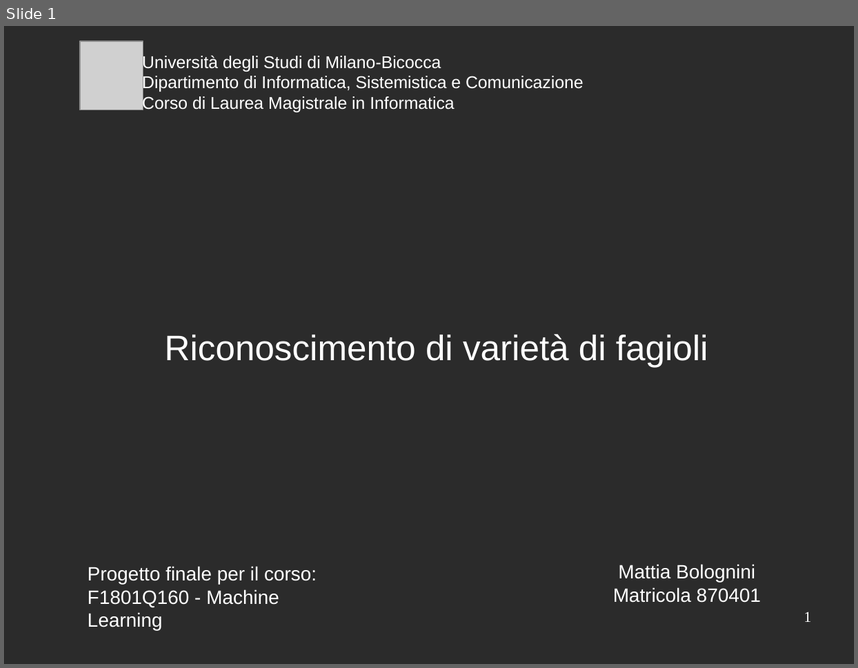
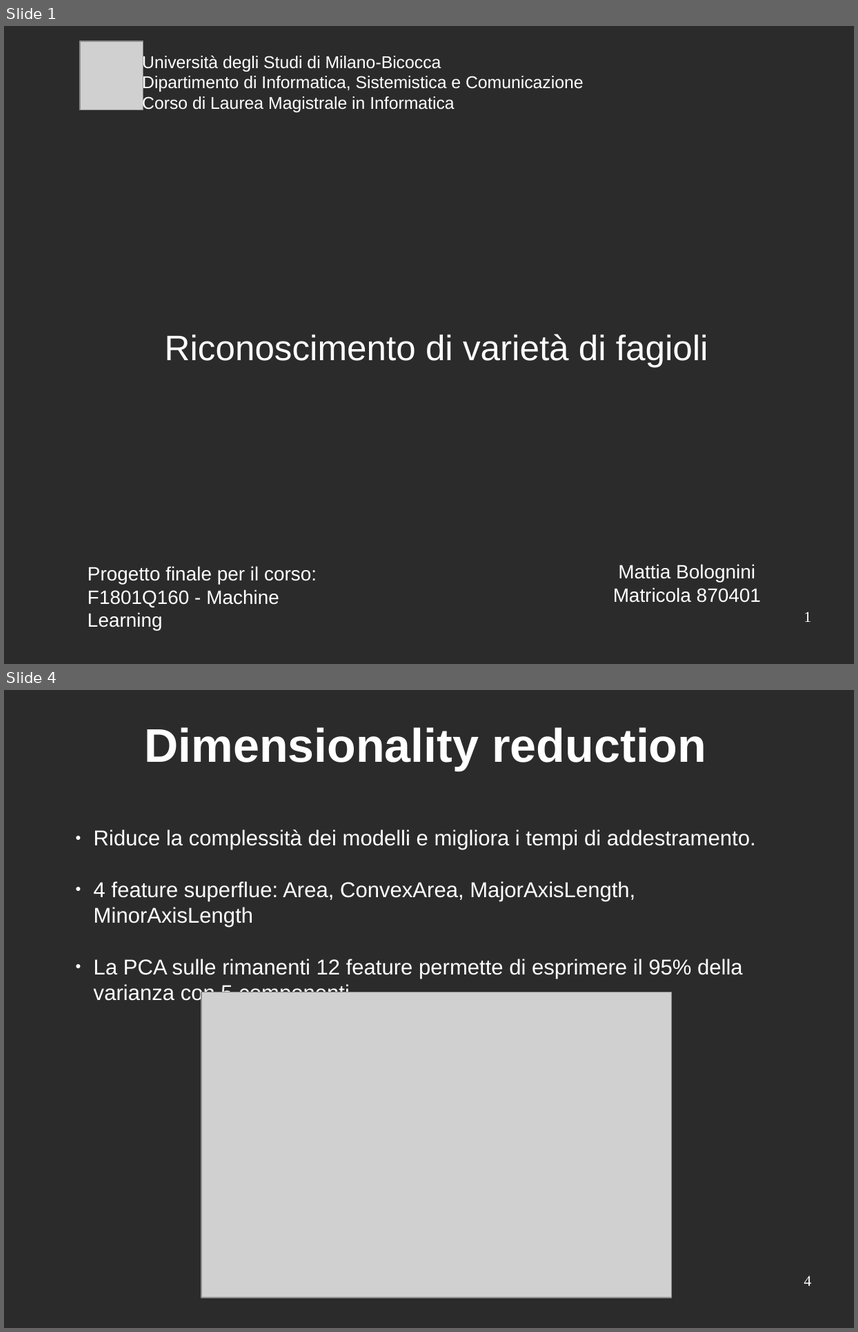
Before and after one commit to mattia010/dry_beans_ML, a slide deck: report/presentation_slides.odp. Shown one above the other, each under a label of ours: slide 1 before the commit, slides 1 and 4 after it; the slides between them are not shown. The pictures are 858x668 and 858x1332 pixels, drawn with LibreOffice and Linux fonts; fonts in the diff are those of the drawing; grey boxes stand for pictures; background and template pictures are left out; a plain dark background stands for a picture behind light text. Boxes give left, top, right and bottom in pixels: in the first picture for what was removed or moved away, otherwise in the second. Text is boxed around its words. In the diff, an @@ line names an element or a change of style, - is before the commit and + after.

```diff
--- a/report/presentation_slides.odp
+++ b/report/presentation_slides.odp
@@ slide 4 added at <box>4,690,854,1328</box>, background picture (left out) @@
@@ title added at <box>144,727,706,771</box>, 44 pt, text #FFFFFF, bold @@
+Dimensionality reduction
@@ text added at <box>94,829,756,1004</box>, 20 pt, text #FFFFFF @@
+  ● Riduce la complessità dei modelli e migliora i tempi di addestramento.
+  ● 4 feature superflue: Area, ConvexArea, MajorAxisLength, MinorAxisLength
+  ● La PCA sulle rimanenti 12 feature permette di esprimere il 95% della varianza con 5 componenti.
@@ picture added at <box>201,992,672,1297</box> @@
@@ page number added at <box>804,1275,811,1285</box>, 14 pt, text #FFFFFF @@
+4
```
Also in this commit, not shown: 3 slides changed, 10 other slides added, 7 slides removed.
